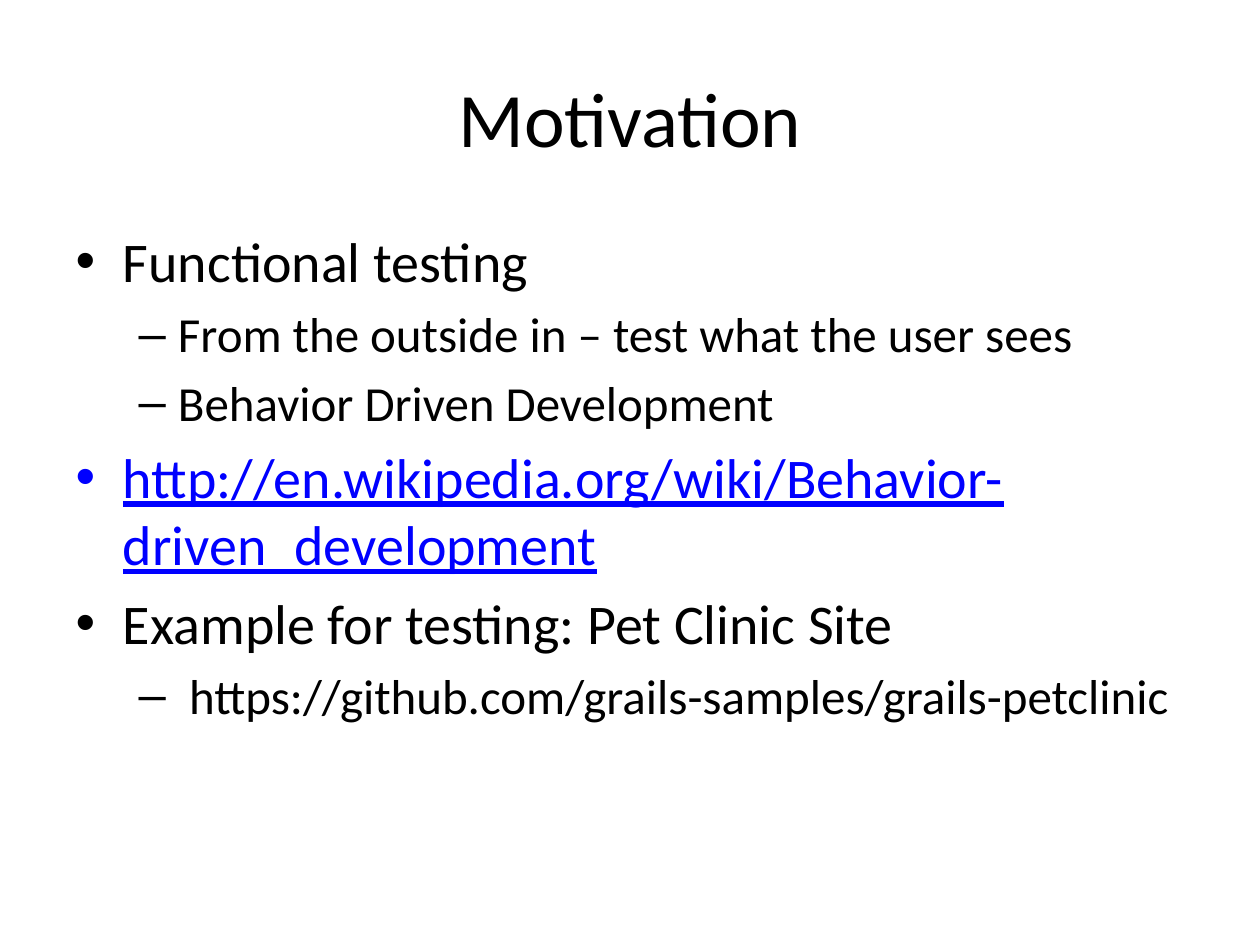
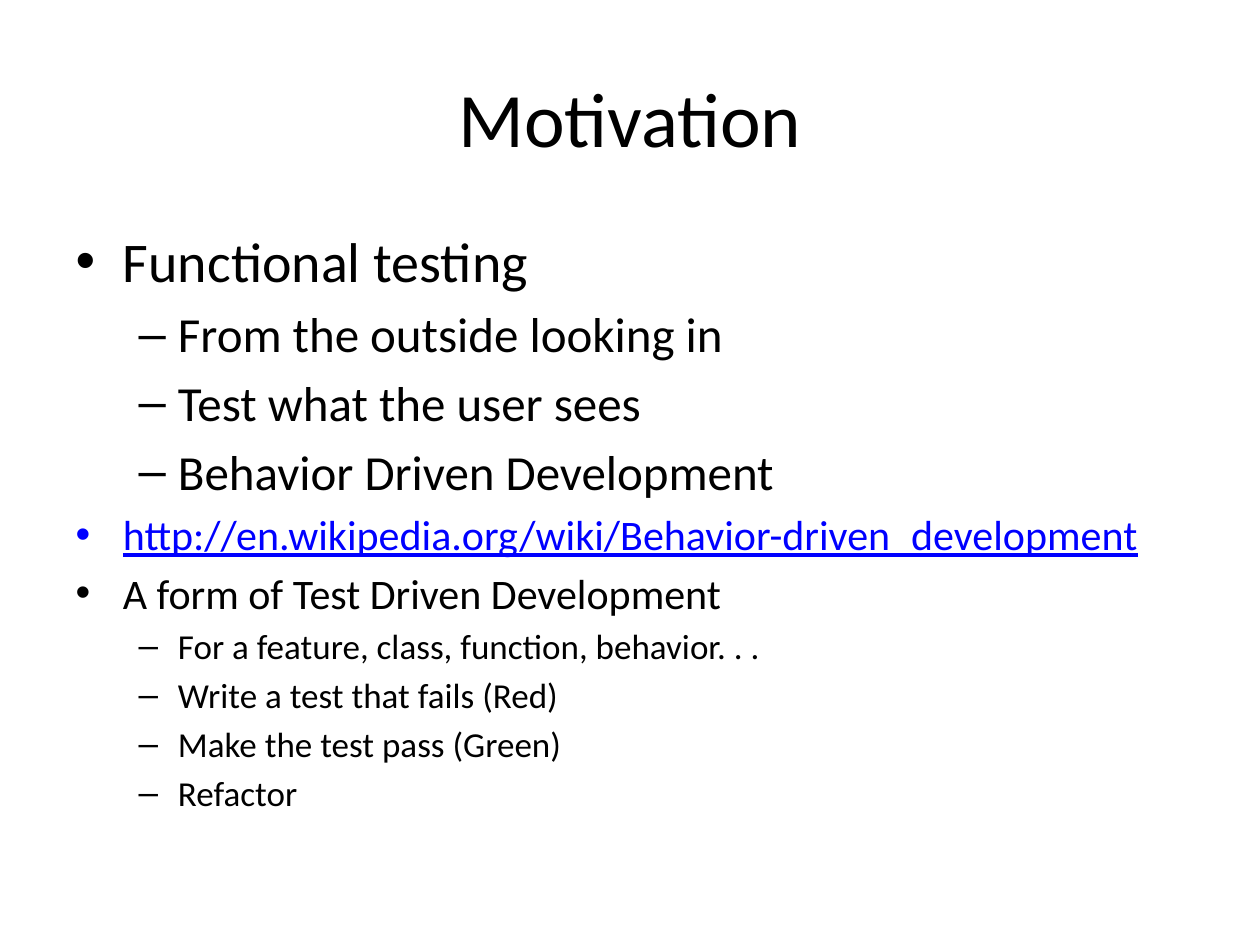
Before and after one commit to RichardAlexanderGreen/example-geb, a slide deck: slide 4 of GebTalk.pptx. Drawn at 1260x945 pixels with LibreOffice and Linux fonts; fonts in the diff are those of the drawing. Boxes give left, top, right and bottom in pixels: in the first picture for what was removed or moved away, otherwise in the second. Text is boxed around its words. In the diff, an @@ line names an element or a change of style, - is before the commit and + after.

```diff
--- a/GebTalk.pptx
+++ b/GebTalk.pptx
@@ text at (178, 318, 723, 422): text changed @@
-  – From the outside in – test what the user sees
+  – From the outside looking in
+  – Test what the user sees
@@ text at (123, 520, 1137, 558): size 32 to 24 pt in "http://en.wikipedia.org/wiki/Behavior-driven_development"; less space between paragraphs @@
@@ text at (123, 579, 726, 807): text changed; size 28 to 20 pt @@
-• Example for testing: Pet Clinic Site
-  – https://github.com/grails-samples/grails-petclinic
+• A form of Test Driven Development
+  – For a feature, class, function, behavior. . .
+  – Write a test that fails (Red)
+  – Make the test pass (Green)
+  – Refactor
```
Also in this commit, not shown: 15 other slides changed, 3 slides added, 1 slide removed.
